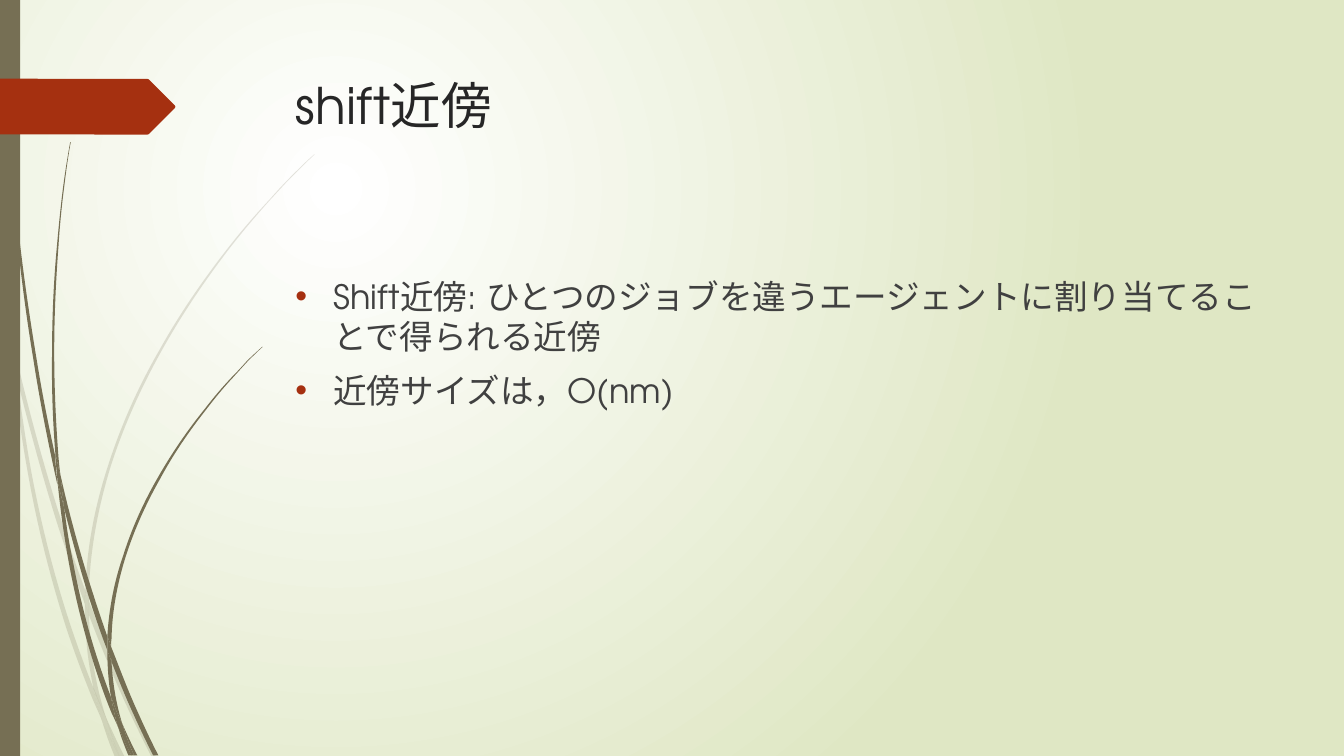
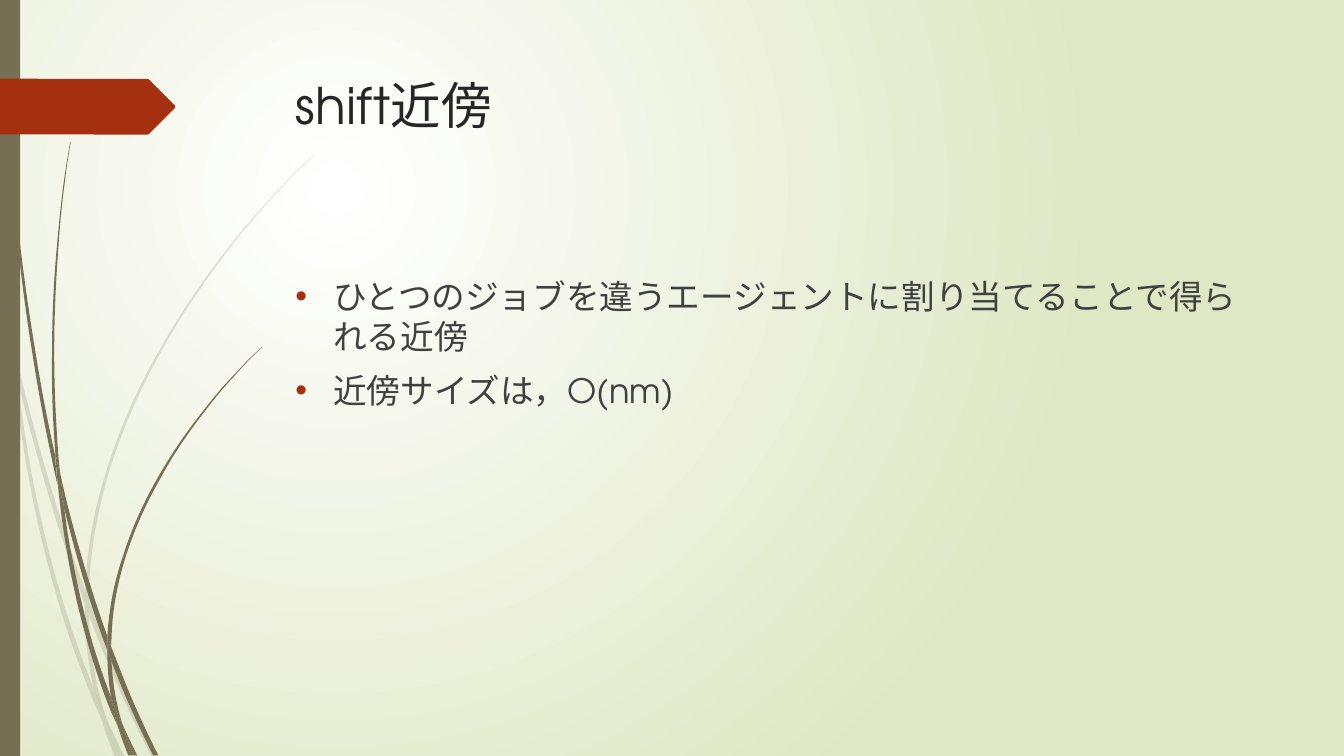
Before and after one commit to TakeKiyo/OptTokuron, a slide deck: slide 6 of 最適化特論 竹田陽.pptx. Drawn at 1344x756 pixels with LibreOffice and Linux fonts; fonts in the diff are those of the drawing. Boxes give left, top, right and bottom in pixels: in the first picture for what was removed or moved away, otherwise in the second. Text is boxed around its words. In the diff, an @@ line names an element or a change of style, - is before the commit and + after.

Commit message:
パワポ 修正

```diff
--- a/最適化特論 竹田陽.pptx
+++ b/最適化特論 竹田陽.pptx
@@ text at box(333, 280, 1236, 352): text changed @@
-• Shift近傍: ひとつのジョブを違うエージェントに割り当てることで得られる近傍
+• ひとつのジョブを違うエージェントに割り当てることで得られる近傍
```
